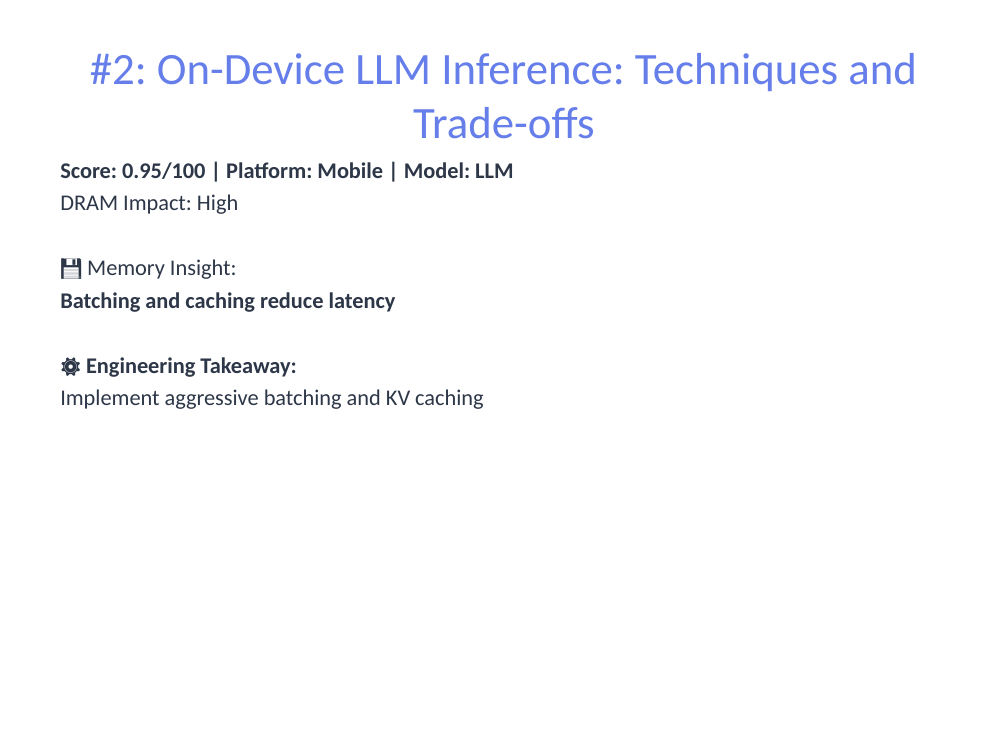
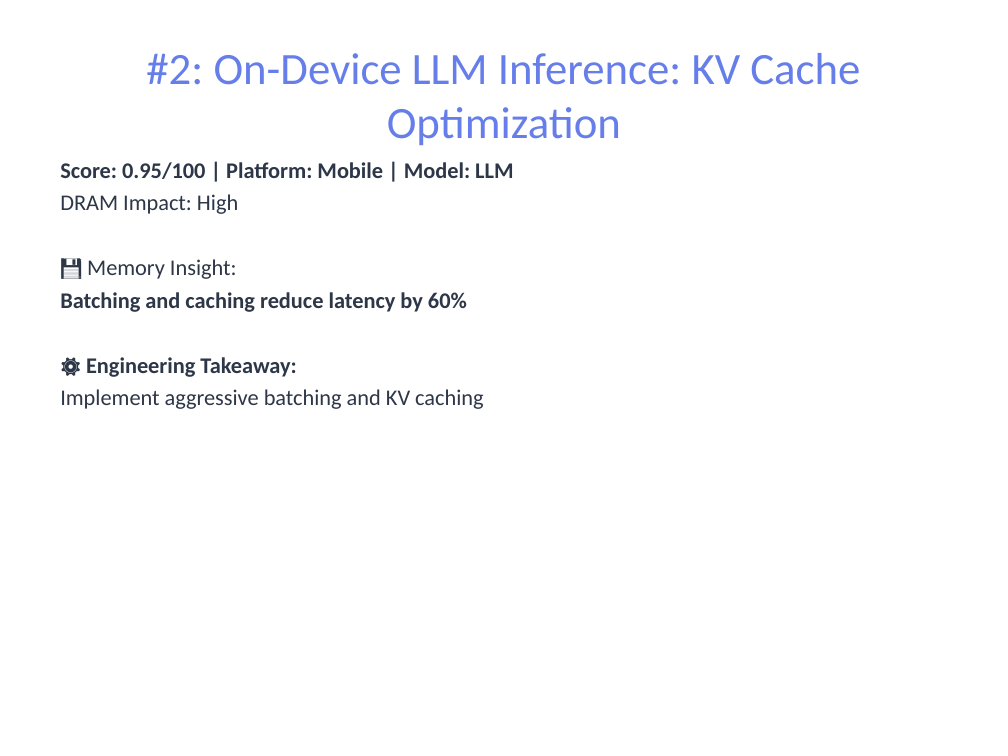
Before and after one commit to pbtsvinaysukhesh/dea-genai-agent, a slide deck: slide 5 of results/reports/report.pptx. Drawn at 1008x756 pixels with LibreOffice and Linux fonts; fonts in the diff are those of the drawing. Boxes give left, top, right and bottom in pixels: in the first picture for what was removed or moved away, otherwise in the second. Text is boxed around its words. In the diff, an @@ line names an element or a change of style, - is before the commit and + after.

```diff
--- a/results/reports/report.pptx
+++ b/results/reports/report.pptx
@@ title at (146, 53, 860, 145): text changed @@
-#2: On-Device LLM Inference: Techniques and Trade-offs
+#2: On-Device LLM Inference: KV Cache Optimization
@@ text at (60, 292, 467, 312): text changed @@
-Batching and caching reduce latency
+Batching and caching reduce latency by 60%
```
Also in this commit, not shown: 7 other slides changed, 3 slides removed, 6 other files.
